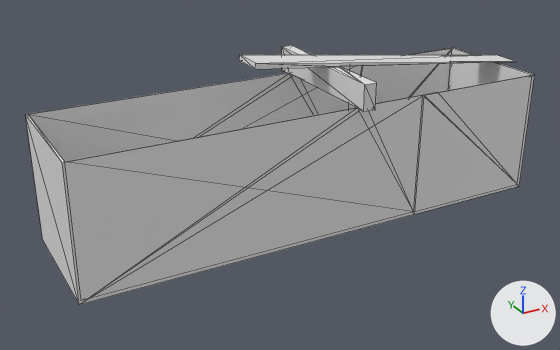
The glTF model blender/road/rampe_nouveau.glb: old version first, new version second.
One viewpoint serves both versions: a 50 mm camera at (-58.2, -51.5, 21.1) aimed at (-26.7, 5.8, -7.5). The axes (+X, +Y, +Z) are drawn at lower right. The lights are the same throughout. The picture after the commit comes second. Mesh edges are drawn as thin lines. Vertices at exactly the same position are counted once.

The first picture shows 'rampe'.
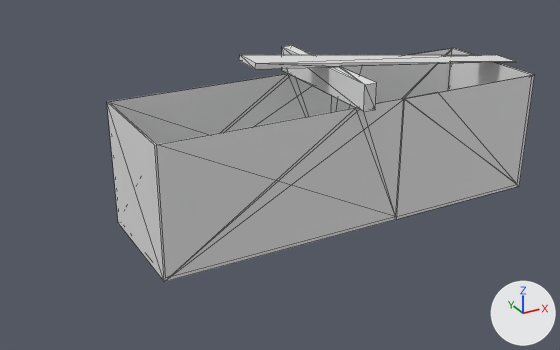
Pixel boxes [x1, y1, x2, y2] of what changed, in the pictures (560 x 350 px; the box of a moved part takes in the faces that stretch with it):
'rampe', reshaped (16% narrower, 9% shorter): before [25, 45, 534, 305]; after [107, 45, 534, 282]
part 1 of me_cube_009, moved or reshaped: before [25, 49, 518, 305]; after [107, 49, 518, 282]

The change in detail:
me_cube_009 is used by ob_rampe; location (0.0, 0.0, 0.0).
me_cube_009 had 52 vertices, 104 faces and spanned x -47.3..0.0, y -1.2..12.9, z -11.8..3.8.
me_cube_009 now has 52 vertices, 104 faces and spans x -40.4..0.0, y -1.2..12.9, z -11.8..3.8.
me_cube_009 part 1: all 24 vertices in x -47.3..-13.9, y 0.0..11.8, z -11.8..0.0 are scaled about their middle by (0.718, 1, 1), then moved by (2.2, 0.0, 0.0).
